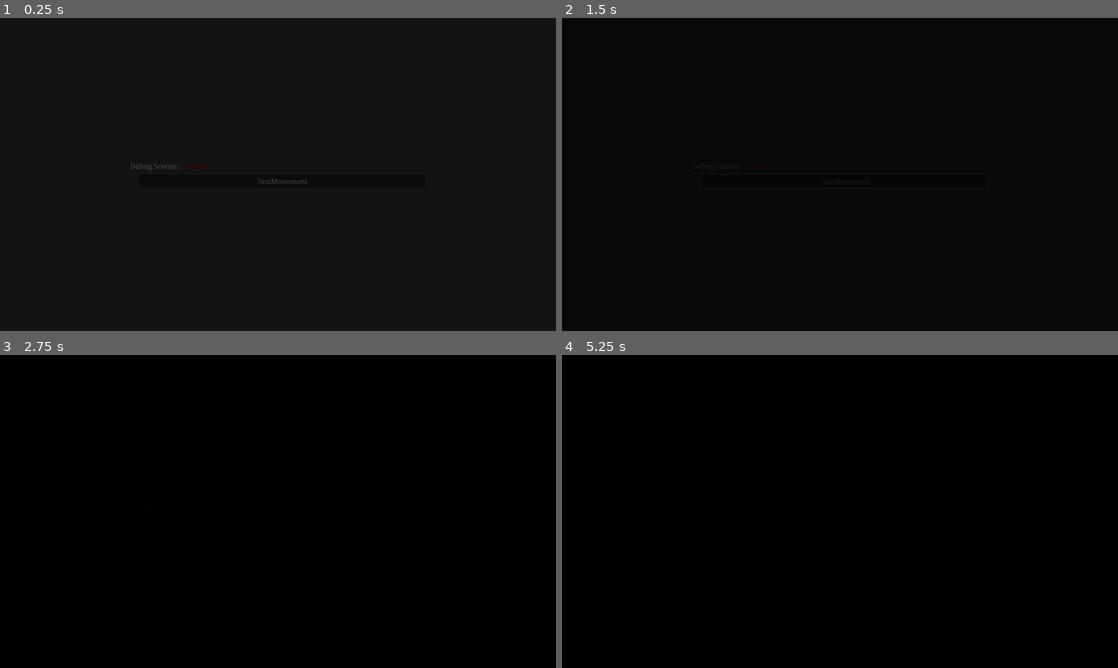
Above: before the commit, frames 1-4 (two rows, left to right).
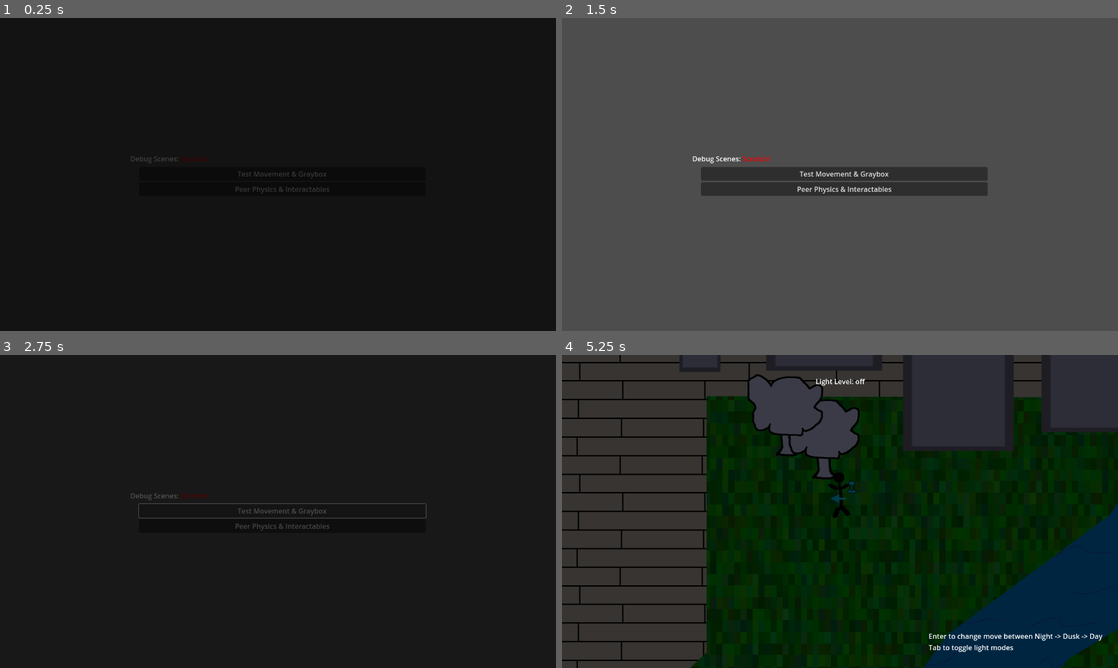
Above: after the commit, the same moments.

Repository: Small-Loan-Studio/TGO
Game: Godot game, scene res://Scenes/Driver.tscn
Two runs of this game, one before a commit and one after it. Both use one fixed random seed, a clock stepped at 60 frames per second and the inputs below.
Inputs (mouse positions are in pixels of both pictures, inside the frame that each line leads up to):
- Up to frame 1 (0.25 s): no input
- Up to frame 2 (1.5 s): click (845, 180) at 0.5 s, where only the run before the commit has a clickable "TestMovement"; tap Enter (ui_accept) at 1.25 s; move the mouse to (962, 158) at 1.27 s; hold Right (right) from 1.28 s (still down); click (962, 158) at 1.42 s
- Up to frame 3 (2.75 s): tap Enter (ui_accept) at 1.52 s; release Right (right) at 2 s; click "TestMovement" (after the commit: "Test Movement & Graybox") at 2 s
- Up to frame 4 (5.25 s): move the mouse to (728, 527) at 2.77 s; hold Down (down) 2.78-3.53 s; tap Enter (ui_accept) at 3.02, 4.52 s; move the mouse to (895, 442) at 3.52 s; hold Right (right) 3.53-4.28 s; move the mouse to (812, 574) at 4.27 s; hold Up (up) 4.28-5.03 s; click (812, 574) at 4.42 s; move the mouse to (1006, 558) at 5.02 s; hold Left (left) from 5.03 s (still down)

The runs differ from the first frame. In frame 1, 0.3% of the frame differs, in the area x 23-60%, y 44-56%; in frame 2, 100%, in the area x 0-100%, y 0-100%; in frame 3, 0.8%; in frame 4, 97%.
Error before the commit: Cannot call method 'instantiate' on a null value. (res://Scripts/Driver.gd:21)

Commit message:
add lamp sensor visibility during editing

Diff:
--- a/Scratch/ScratchScenes.gd
+++ /dev/null
@@ -1,10 +0,0 @@
-class_name ScratchScenes
-extends Node
-
-const SCENES = {
-	"Test Movement & Graybox": "res://ZZ_Scratch/Movement/TestMovement.tscn",
-	"Peer Physics & Interactables": "res://ZZ_Scratch/PeerPhysics/PeerPhysics.tscn",
-}
-
-static func get_scenes() -> Dictionary:
-	return SCENES
--- a/Scripts/Devin.gd
+++ b/Scripts/Devin.gd
@@ -2,6 +2,10 @@
 
 class_name Devin
 extends Character
+
+## If set this will hide the lamp sensor radius while in editor. Has no effect
+## during gameplay.
+@export var editor_hide_lamp_sensors: bool: set = _set_editor_hide_lamp, get = _get_editor_hide_lamp
 
 @onready var _lamp: Lamp = $Lamp
 
@@ -11,3 +15,13 @@
 	super._physics_process(delta)
 	if _lamp != null:
 		_lamp.face(_facing)
+
+func _set_editor_hide_lamp(new_v: bool) -> void:
+	editor_hide_lamp_sensors = new_v
+	if Engine.is_editor_hint():
+		$Lamp/Beam.visible = !editor_hide_lamp_sensors
+		$Lamp/Beam2.visible = !editor_hide_lamp_sensors
+		$Lamp/Beam3.visible = !editor_hide_lamp_sensors
+
+func _get_editor_hide_lamp() -> bool:
+	return editor_hide_lamp_sensors
--- a/ZZ_Scratch/PeerPhysics/PeerPhysics.tscn
+++ b/ZZ_Scratch/PeerPhysics/PeerPhysics.tscn
@@ -20,5 +20,6 @@
 
 [node name="Devin" parent="." instance=ExtResource("2_0v5xc")]
 position = Vector2(110, 44)
+editor_hide_lamp_sensors = true
 
 [node name="Camera2D" type="Camera2D" parent="Devin"]
--- a/ZZ_Scratch/ScratchScenes.gd
+++ b/ZZ_Scratch/ScratchScenes.gd
@@ -2,7 +2,8 @@
 extends Node
 
 const SCENES = {
-	"TestMovement": "res://Scratch/Movement/TestMovement.tscn",
+	"Test Movement & Graybox": "res://ZZ_Scratch/Movement/TestMovement.tscn",
+	"Peer Physics & Interactables": "res://ZZ_Scratch/PeerPhysics/PeerPhysics.tscn",
 }
 
 static func get_scenes() -> Dictionary:
